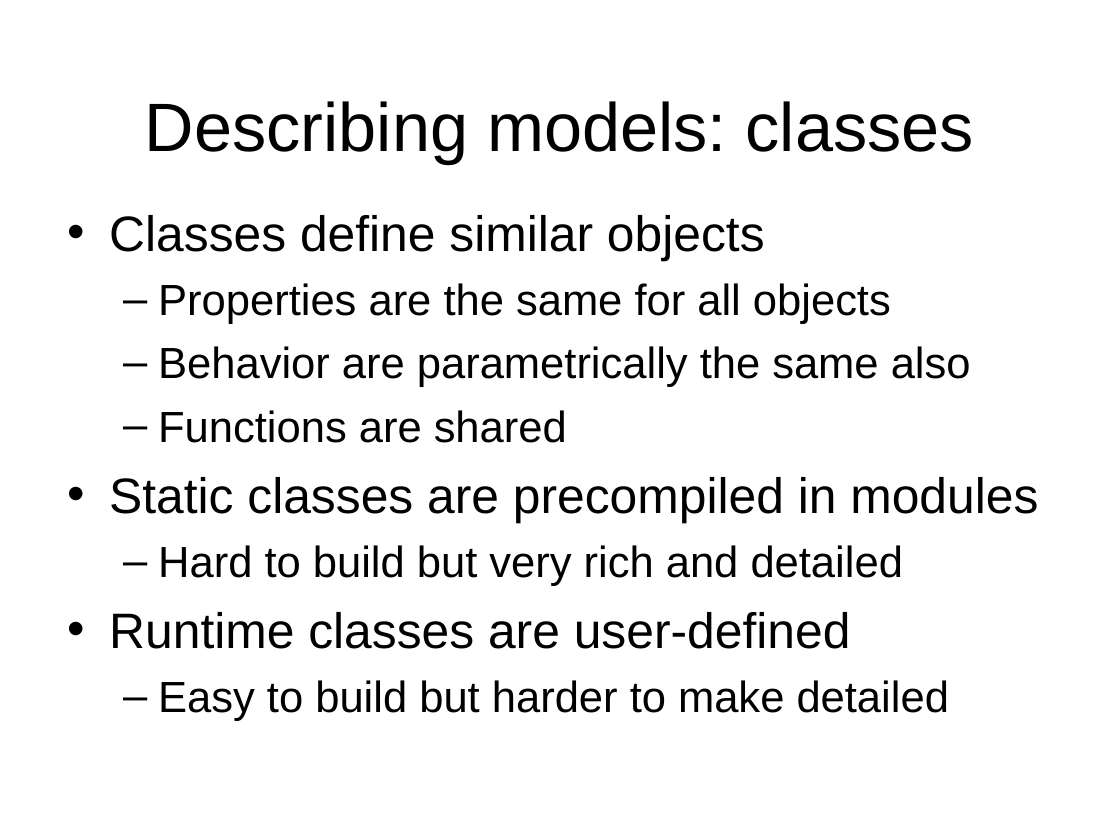
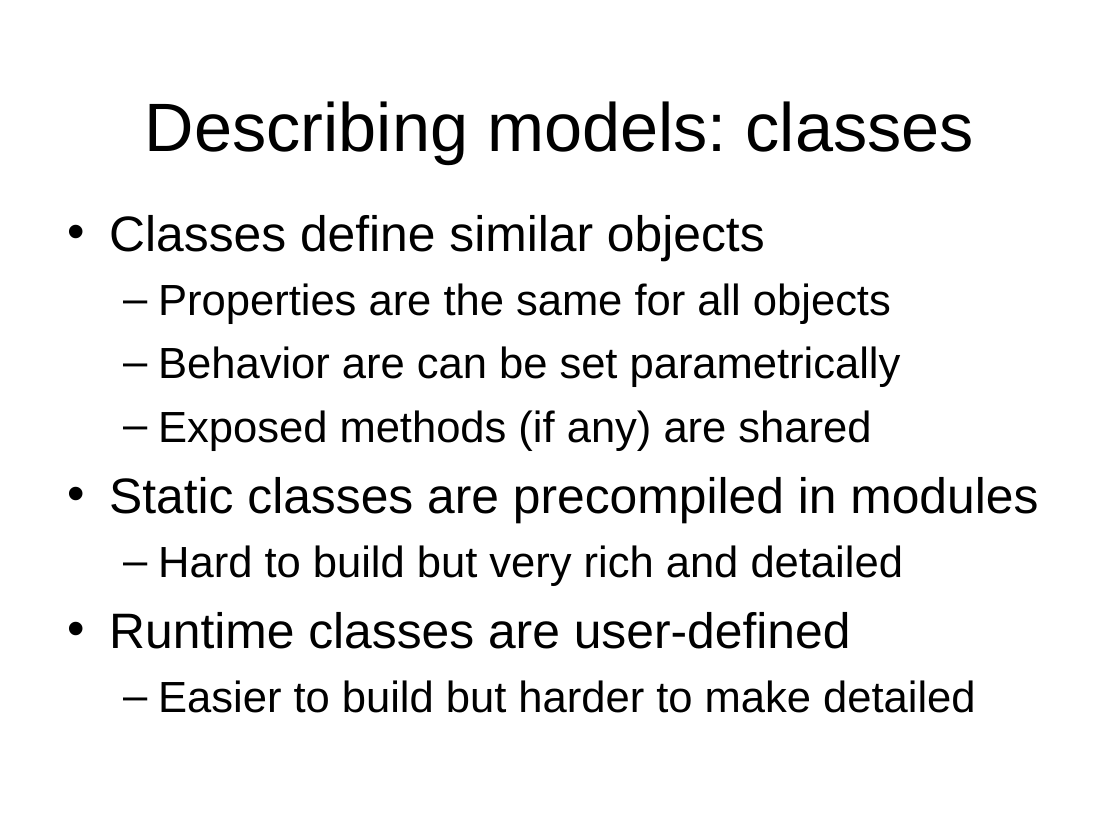
Before and after one commit to gridlab-d/course, a slide deck: slide 13 of 1.1 - What is GridLAB-D.pps (slide 12 before the commit). Drawn at 1120x840 pixels with LibreOffice and Linux fonts; fonts in the diff are those of the drawing; background and template pictures are left out. Boxes give left, top, right and bottom in pixels: in the first picture for what was removed or moved away, otherwise in the second. Text is boxed around its words. In the diff, an @@ line names an element or a change of style, - is before the commit and + after.

```diff
--- a/1.1 - What is GridLAB-D.pps
+++ b/1.1 - What is GridLAB-D.pps
@@ text at (158,346,901,451): text changed @@
-  – Behavior are parametrically the same also
-  – Functions are shared
+  – Behavior are can be set parametrically
+  – Exposed methods (if any) are shared
@@ text at (158,680,975,713): text changed @@
-  – Easy to build but harder to make detailed
+  – Easier to build but harder to make detailed
```
Also in this commit, not shown: 13 other slides changed, 1 slide added, 1 slide removed, 4 other files.
